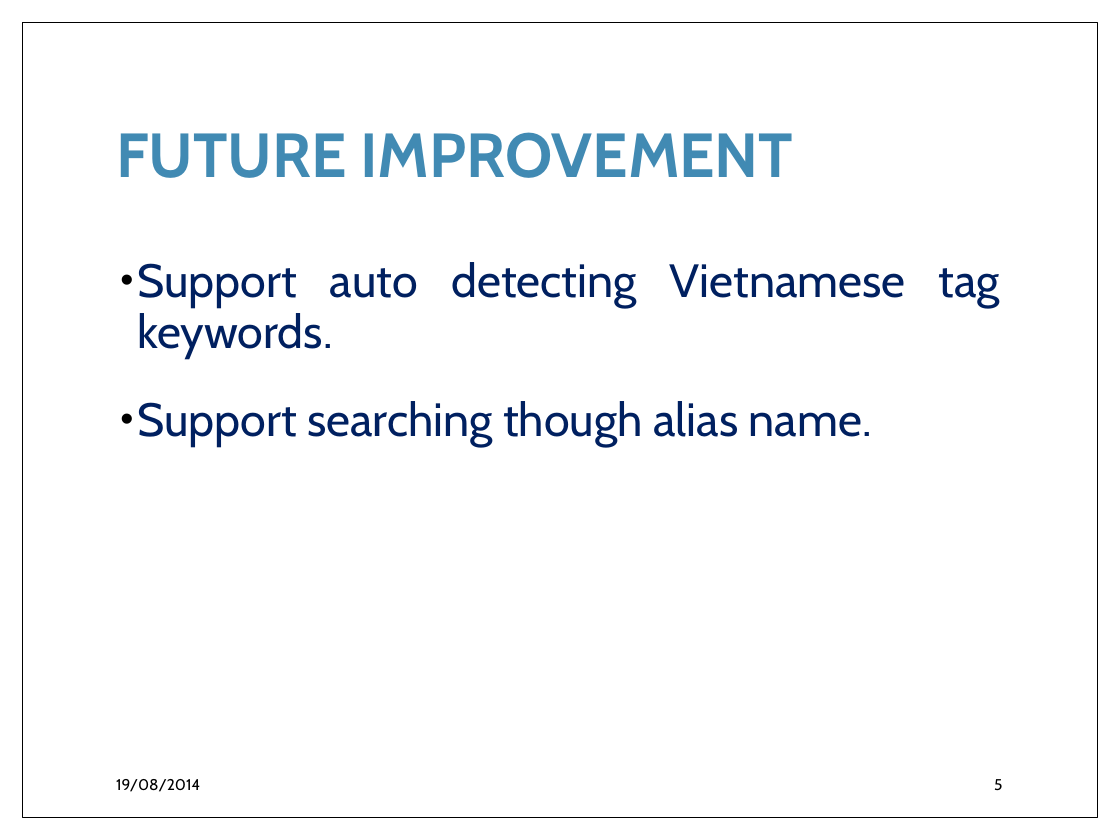
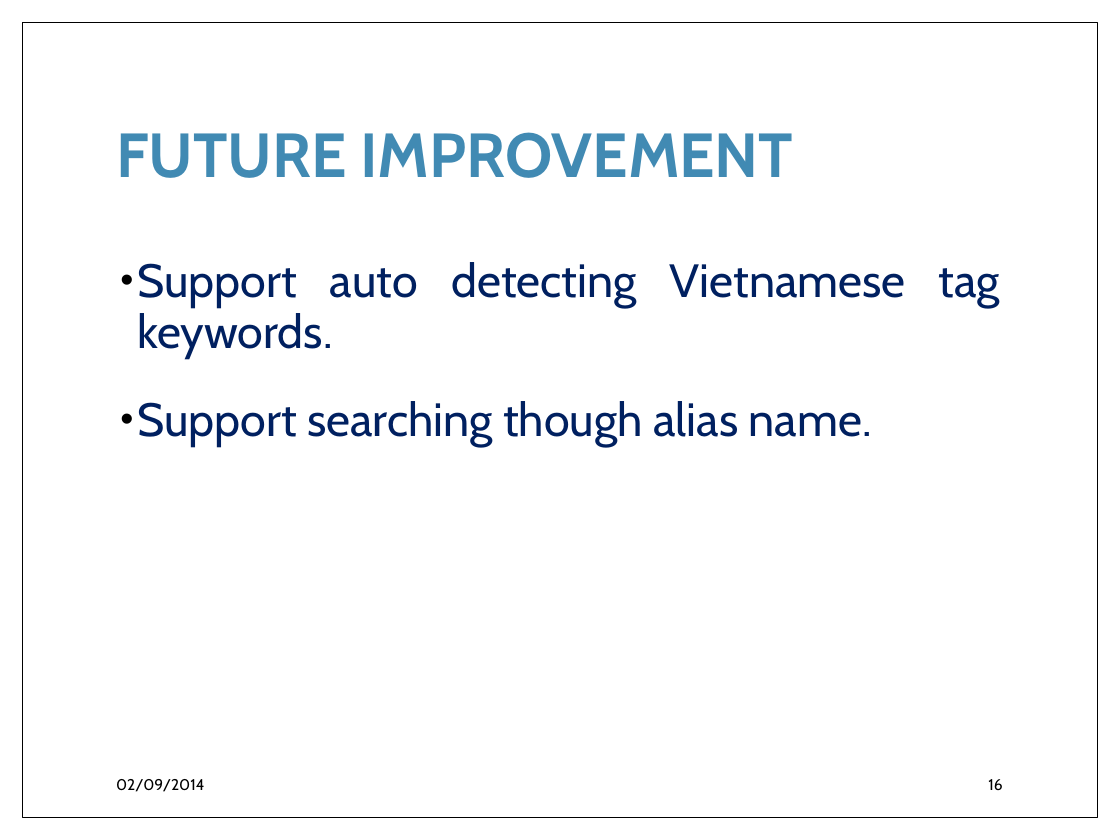
Before and after one commit to Princessgladys/hospital-finder, a slide deck: slide 16 of Hospital Finder.pptx (slide 5 before the commit). Drawn at 1120x840 pixels with LibreOffice and Linux fonts; fonts in the diff are those of the drawing; background and template pictures are left out. Boxes give left, top, right and bottom in pixels: in the first picture for what was removed or moved away, otherwise in the second. Text is boxed around its words. In the diff, an @@ line names an element or a change of style, - is before the commit and + after.

```diff
--- a/Hospital Finder.pptx
+++ b/Hospital Finder.pptx
@@ text at <box>116,779,204,792</box>: text changed @@
-19/08/2014
+02/09/2014
@@ page number at <box>988,779,1002,790</box>: text changed @@
-5
+16
```
Also in this commit, not shown: 10 other slides changed, 6 slides added.
